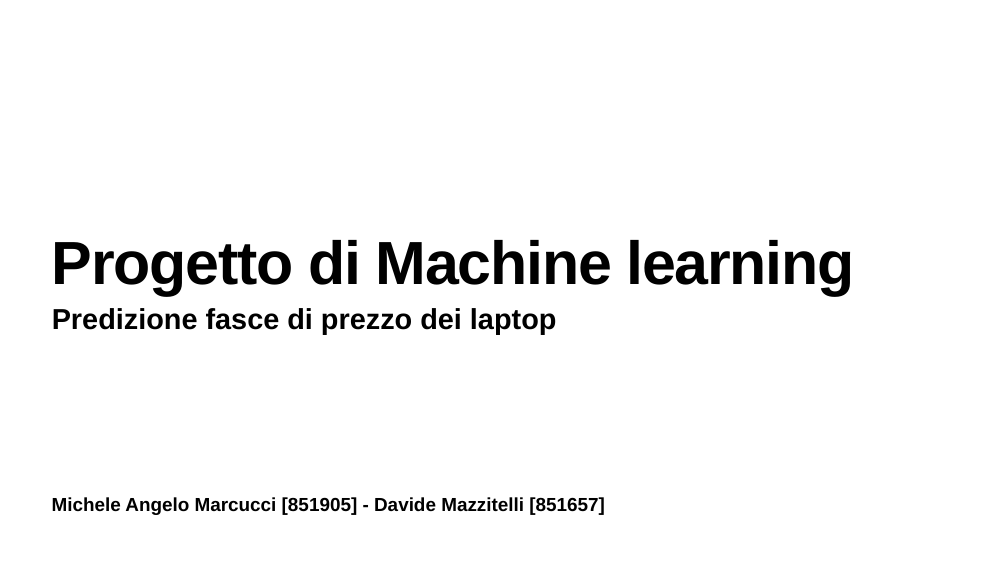
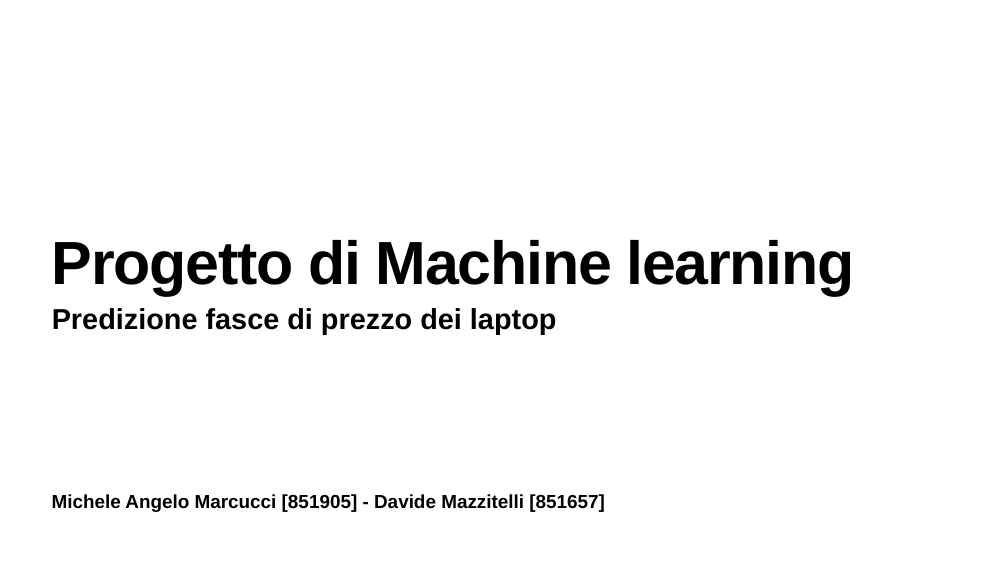
Before and after one commit to mik3sw/ML-project, a slide deck: slide 1 of Presentazione ML.pptx. Drawn at 1008x567 pixels with LibreOffice and Linux fonts; fonts in the diff are those of the drawing. Boxes give left, top, right and bottom in pixels: in the first picture for what was removed or moved away, otherwise in the second. Text is boxed around its words. In the diff, an @@ line names an element or a change of style, - is before the commit and + after.

```diff
--- a/Presentazione ML.pptx
+++ b/Presentazione ML.pptx
@@ text "Michele Angelo Marcucci [851905] - ..." at (52, 494, 605, 512): line spacing 1 to 0.9 @@
```
Also in this commit, not shown: 2 other slides changed, 2 slides added, 3 other files.
